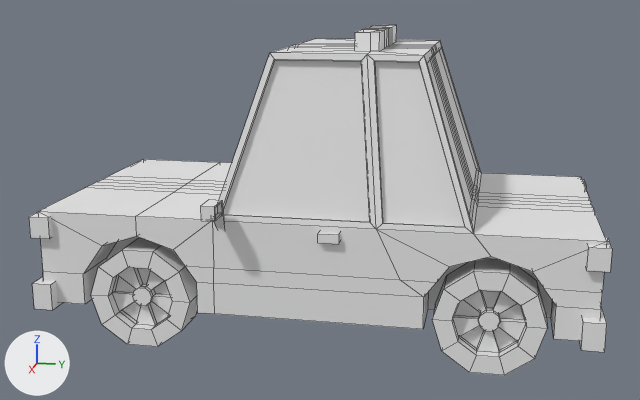
What one commit did to the FBX model Assets/Models/car/car_police.fbx.
The view is the same before and after, from a 50 mm lens placed at (6.78, 1.26, 2.63), pointed at (0.06, -0.08, 0.95). Lighting does not change. The marker at lower left points along +X, +Y and +Z. Mesh edges are drawn as thin lines.

Script lines for the objects in view, before the commit:
```python
me_car_police = bpy.data.meshes.new('car_police')
me_car_police.from_pydata(...)  # 768 vertices, 696 faces; spans x -1.26..1.26, y -2.04..2.03, z 0.01..2.29
me_car_police.materials.append(mat_vert_color)  # white #e7e7e7
ob_car_police = bpy.data.objects.new('car_police', me_car_police)
ob_car_police.location = (0.0, 0.0, 0.0)
```
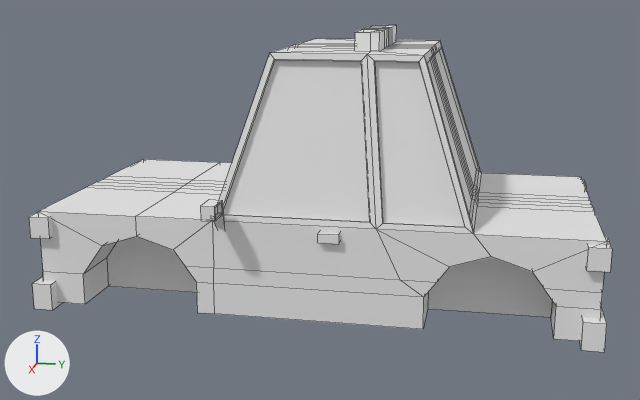
The change in detail:
me_car_police has 768 vertices, 696 faces and spans x -1.26..1.26, y -2.04..2.03, z 0.01..2.29.
me_car_police is used by ob_car_police; location (0.0, 0.0, 0.0).
me_car_police part 1: the loose piece of 80 vertices spanning x 0.7..1.0, y 0.89..1.67, z 0.01..0.74 is deleted.
me_car_police part 2: the loose piece of 80 vertices spanning x 0.7..1.0, y -1.62..-0.85, z 0.01..0.74 is deleted.

Boxes [x1, y1, x2, y2] around the edits, measured in the pictures (640 x 400 px):
'car_police', reshaped (7% shorter): before [29, 25, 612, 375]; after [29, 25, 612, 352]
part 1 of me_car_police, deleted: before [432, 258, 548, 375]
part 2 of me_car_police, deleted: before [91, 238, 197, 347]
